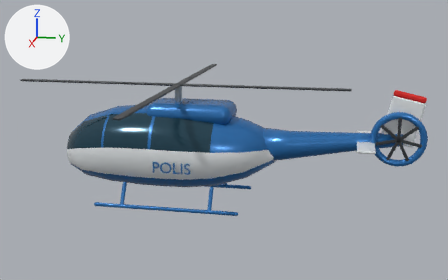
A saved change to the Blender file source_blender/Polishelikopter.blend.
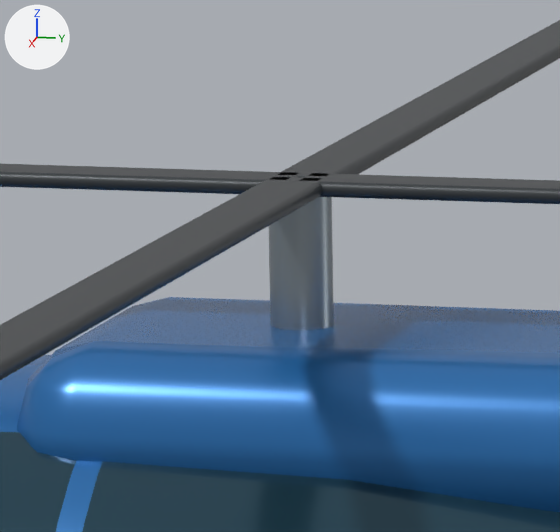
The first picture shows the older version from a 50 mm camera at (15.56, 4.06, 5.68) aimed at (-0.07, 0.93, 1.77). The close-ups show the older and then the newer version on the part from 32% to 46% of the width and 23% to 45% of the height of that picture. Only the edits that show in the close-ups are written down. Arrows for +X, +Y and +Z are at upper left; the lights stay in place.

Objects in the first close-up: 'Glazed passenger fuselage', 'Main blade', 'Main blade.001', 'Main blade.002', 'Main blade.003', 'Mast', 'Turbine housing'.
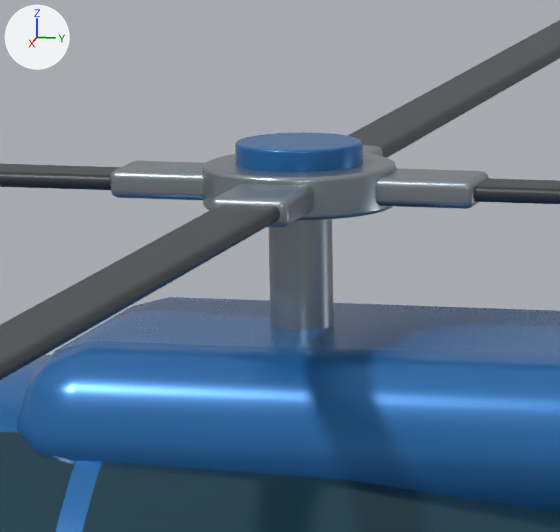
Where the newer file only moved an object's origin or applied its transform, the numbers keep the older frame.

Changed parts and their boxes (x1, y1, x2, y2) in the close-ups (560 x 532 px):
'Main rotor hub', added
    after: (202, 153, 396, 220)
'Main rotor cap', added (blue)
    after: (235, 132, 363, 172)
'Main blade root cuff', added
    after: (375, 168, 489, 209)
'Main blade root cuff.002', added
    after: (110, 161, 205, 200)
'Main blade root cuff.003', added
    after: (211, 183, 314, 227)
'Main blade root cuff.001', added (mostly hidden)
    after: (363, 145, 383, 156)
'Main blade', unchanged, covered by the edit
    before: (301, 173, 560, 204)
    after: (474, 178, 560, 204)

The edits, one by one:
Mesh me_cube_017 is new.
It has 96 vertices, 98 faces and spans x -0.118..0.118, y -0.195..0.195, z -0.042..0.042.
It uses material mat_rotor_hardware (grey #99a4aa).
Mesh me_cube_015 is new.
It has 96 vertices, 98 faces and spans x -0.118..0.118, y -0.195..0.195, z -0.042..0.042.
It uses material mat_rotor_hardware (grey #99a4aa).
Mesh me_cube_013 is new.
It has 96 vertices, 98 faces and spans x -0.118..0.118, y -0.195..0.195, z -0.042..0.042.
It uses material mat_rotor_hardware (grey #99a4aa).
Mesh me_cube_011 is new.
It has 96 vertices, 98 faces and spans x -0.118..0.118, y -0.195..0.195, z -0.042..0.042.
It uses material mat_rotor_hardware (grey #99a4aa).
Mesh me_cylinder_002 is new.
It has 192 vertices, 162 faces and spans x -0.19..0.19, y -0.19..0.19, z -0.037..0.037.
It uses material mat_polis_blue_lacquer (blue #2c73b5).
Mesh me_cylinder_001 is new.
It has 192 vertices, 162 faces and spans x -0.29..0.29, y -0.29..0.29, z -0.065..0.065.
It uses material mat_rotor_hardware (grey #99a4aa).
Object 'Main blade root cuff.003' (ob_main_blade_root_cuff_003) is new; it shows me_cube_017.
Its parent is ob_mainrotor.
Its location is (0.365, 0.0, 0.0).
Its rotation in degrees is (0, 0, 270).
Object 'Main blade root cuff.002' (ob_main_blade_root_cuff_002) is new; it shows me_cube_015.
Its parent is ob_mainrotor.
Its location is (0.0, -0.365, 0.0).
Its rotation in degrees is (0, 0, 180).
Object 'Main blade root cuff.001' (ob_main_blade_root_cuff_001) is new; it shows me_cube_013.
Its parent is ob_mainrotor.
Its location is (-0.365, 0.0, 0.0).
Its rotation in degrees is (0, 0, 90).
Object 'Main blade root cuff' (ob_main_blade_root_cuff) is new; it shows me_cube_011.
Its parent is ob_mainrotor.
Its location is (0.0, 0.365, 0.0).
Object 'Main rotor cap' (ob_main_rotor_cap) is new; it shows me_cylinder_002.
Its parent is ob_mainrotor.
Its location is (0.0, 0.0, 0.093).
Object 'Main rotor hub' (ob_main_rotor_hub) is new; it shows me_cylinder_001.
Its parent is ob_mainrotor.
Its location is (0.0, 0.0, 0.0).
